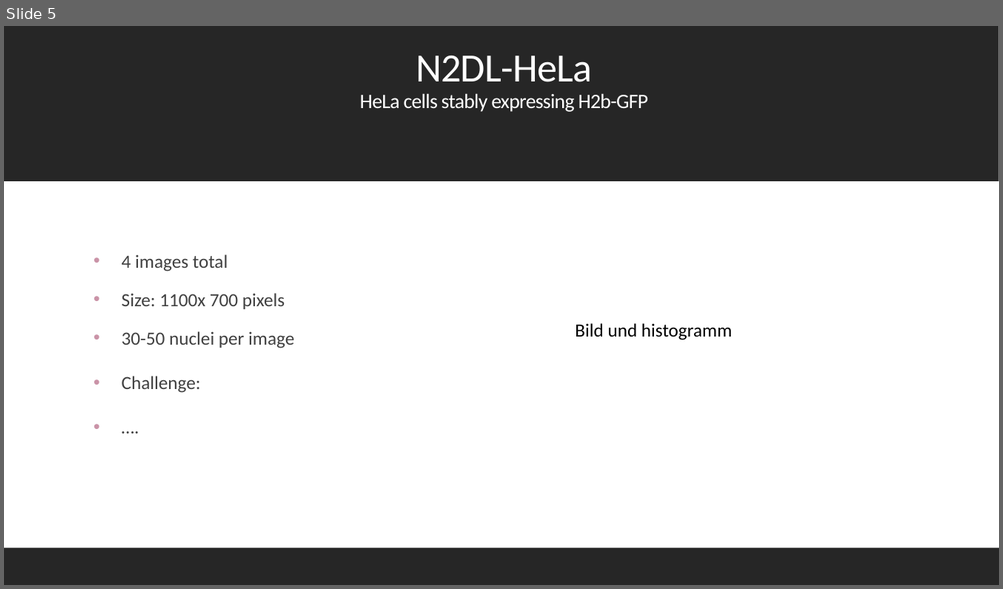
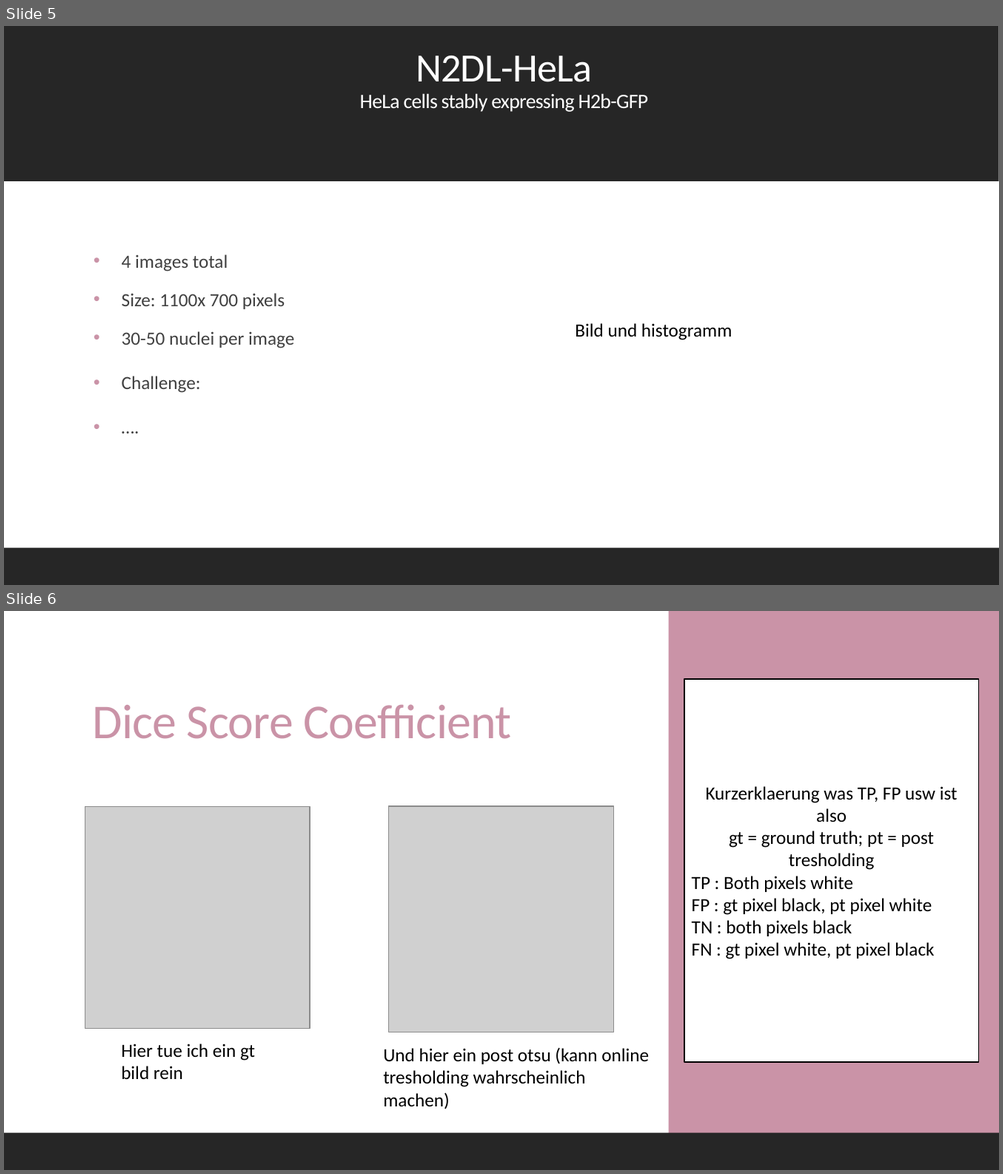
Before and after one commit to datascience-mobi-2022/2022-topic-01-team-04, a slide deck: presentation/layout.pptx. Shown one above the other, each under a label of ours: slide 5 before the commit, slides 5 and 6 after it. The pictures are 1003x589 and 1003x1174 pixels, drawn with LibreOffice and Linux fonts; fonts in the diff are those of the drawing; grey boxes stand for pictures. Boxes give left, top, right and bottom in pixels: in the first picture for what was removed or moved away, otherwise in the second. Text is boxed around its words. In the diff, an @@ line names an element or a change of style, - is before the commit and + after.

Commit message:
update dice score
mostly layout, will not be as pink in the end as it looks now, i promise  XD

```diff
--- a/presentation/layout.pptx
+++ b/presentation/layout.pptx
@@ slide 6 added at [4,611,999,1170], background #FFFFFF @@
@@ rectangle added at [4,611,999,1170], fill #FFFFFF @@
@@ rectangle added at [669,611,999,1170], fill #CA93A7 @@
@@ rectangle added at [685,679,979,1062], fill #FFFFFF, outline #000000 1.25 pt, 18 pt, text #000000 @@
+Kurzerklaerung was TP, FP usw ist also
+gt = ground truth; pt = post tresholding
+TP : Both pixels white
+FP : gt pixel black, pt pixel white
+TN : both pixels black
+FN : gt pixel white, pt pixel black
@@ title added at [92,704,512,739], 47 pt, text #CA93A7 @@
+Dice Score Coefficient
@@ picture added at [85,806,309,1029] @@
@@ picture added at [389,806,614,1033] @@
@@ text added at [121,1044,255,1079], 18 pt, text #000000 @@
+Hier tue ich ein gt bild rein
@@ text added at [383,1048,649,1110], 18 pt, text #000000 @@
+Und hier ein post otsu (kann online tresholding wahrscheinlich machen)
@@ rectangle added at [4,1133,999,1170], fill #262626 @@
```
Also in this commit, not shown: 2 other slides added, 1 slide removed.
